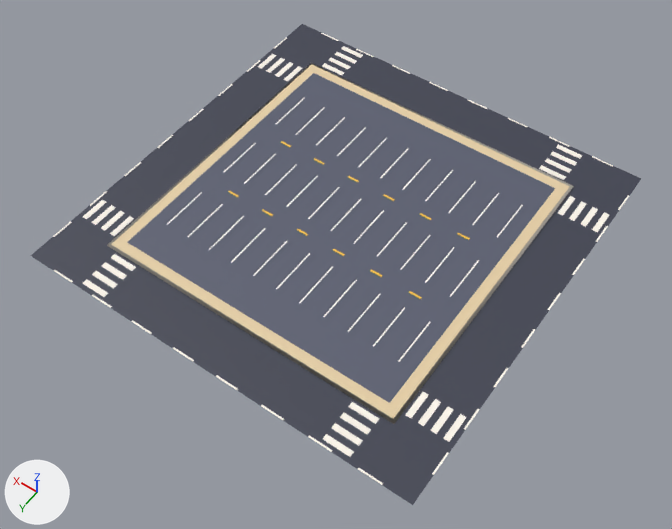
Renders of the glTF model public/models/lod2/tile_parking.glb from each side of a commit.
Camera for both pictures: a camera (50 mm lens) standing at (-31.8, 46.1, 64.4) and looking at (-1.3, 3.4, -2.7). Lighting does not change. The marker at lower left points along +X, +Y and +Z. The picture after the commit comes second. Where no turn or scale is listed for an object, it has been applied to the vertices. Vertices at exactly the same position are counted once.

The scene before the commit, as lines of its bpy script (objects in view):
```python
me_tile_parking_003 = bpy.data.meshes.new('tile_parking.003')
me_tile_parking_003.from_pydata(...)  # 1148 vertices, 1838 faces; spans x -20.0..20.0, y -20.0..20.0, z -0.1..0.1
me_tile_parking_003.materials.append(mat_toy)
ob_tile_parking = bpy.data.objects.new('tile_parking', me_tile_parking_003)
ob_tile_parking.location = (0.0, 0.0, 0.1)
```
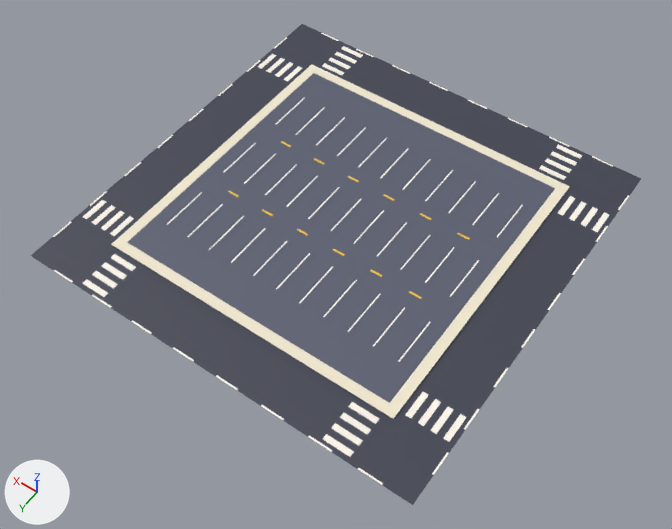
Diff of the bpy script that builds the scene:
```diff
--- a/public/models/lod2/tile_parking.glb.py
+++ b/public/models/lod2/tile_parking.glb.py
@@ me_tile_parking_003 @@
 # used by ob_tile_parking; location = (0.0, 0.0, 0.1)
-me_tile_parking_003.from_pydata(...)  # 1148 vertices, 1838 faces; spans x -20.0..20.0, y -20.0..20.0, z -0.1..0.1
-me_tile_parking_003.vertices[4].co = (-15.3, 15.3, -0.1)  # pixel (394, 424)
-me_tile_parking_003.vertices[5].co = (15.3, 15.3, 0.0)  # pixel (106, 245)
-me_tile_parking_003.vertices[6].co = (15.3, -15.3, -0.1)  # pixel (311, 62)
-me_tile_parking_003.vertices[7].co = (-15.3, -15.3, 0.1)  # pixel (573, 186)
-me_tile_parking_003.vertices[8].co = (-15.0, -15.0, 0.1)  # pixel (569, 186)
-me_tile_parking_003.vertices[9].co = (12.0, -12.0, 0.1)  # pixel (317, 91)
-me_tile_parking_003.vertices[11].co = (15.0, -15.0, 0.1)  # pixel (311, 64)
-me_tile_parking_003.vertices[12].co = (15.0, 15.0, 0.1)  # pixel (111, 244)
-me_tile_parking_003.vertices[13].co = (12.0, 12.0, 0.1)  # pixel (159, 238)
-me_tile_parking_003.vertices[14].co = (-15.0, 15.0, 0.1)  # pixel (393, 418)
-me_tile_parking_003.vertices[15].co = (-12.0, 12.0, 0.1)  # pixel (382, 372)
+me_tile_parking_003.from_pydata(...)  # 1148 vertices, 1832 faces; spans x -20.0..20.0, y -20.0..20.0, z -0.1..0.1
+# me_tile_parking_003 part 1
+me_tile_parking_003.vertices[4].co = (-15.0, 12.0, 0.1)  # pixel (414, 391)
+me_tile_parking_003.vertices[5].co = (15.0, 12.0, 0.1)  # pixel (134, 223)
+me_tile_parking_003.vertices[6].co = (15.0, 15.0, 0.1)  # pixel (111, 244)
+me_tile_parking_003.vertices[7].co = (-15.0, 15.0, 0.1)  # pixel (393, 418)
+me_tile_parking_003.vertices[8].co = (-15.0, -12.0, 0.1)  # pixel (555, 206)
+me_tile_parking_003.vertices[9].co = (-12.0, 12.0, 0.1)  # pixel (382, 372)
+me_tile_parking_003.vertices[11].co = (-15.0, -15.0, 0.1)  # pixel (569, 186)
+me_tile_parking_003.vertices[12].co = (15.0, -12.0, 0.1)  # pixel (294, 79)
+me_tile_parking_003.vertices[13].co = (15.0, -15.0, 0.1)  # pixel (311, 64)
+me_tile_parking_003.vertices[14].co = (12.0, -12.0, 0.1)  # pixel (317, 91)
+me_tile_parking_003.vertices[15].co = (12.0, 12.0, 0.1)  # pixel (159, 238)
+# me_tile_parking_003 part 2: 3 kept faces spanning x -15.0..15.0, y -12.0..15.0, z 0.1 get new texture (UV) coordinates
 me_tile_parking_003.materials.append(mat_toy)
```

Boxes [x1, y1, x2, y2] around the edits, measured in the pictures (672 x 529 px; the box of a moved part takes in the faces that stretch with it):
part 1 of me_tile_parking_003, moved or reshaped
    before: [107, 63, 574, 424]
    after: [134, 64, 570, 391]
part 2 of me_tile_parking_003, surface changed
    before: [185, 153, 570, 417]
    after: [111, 201, 555, 419]
